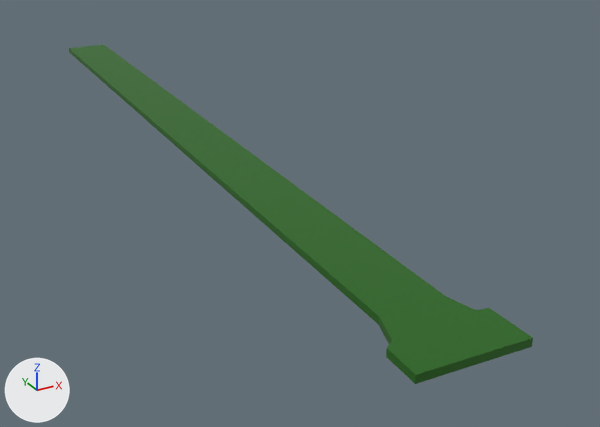
What one commit did to the glTF model public/3d-models/gltf/cimetarylayout/road.glb.
Rendered twice from a 50 mm lens placed at (-16.6, -54.0, 14.2), pointed at (3.2, -17.9, -3.9). Arrows for +X, +Y and +Z are at lower left; the lights stay in place. The first picture is the older version. Vertices at exactly the same position are counted once.
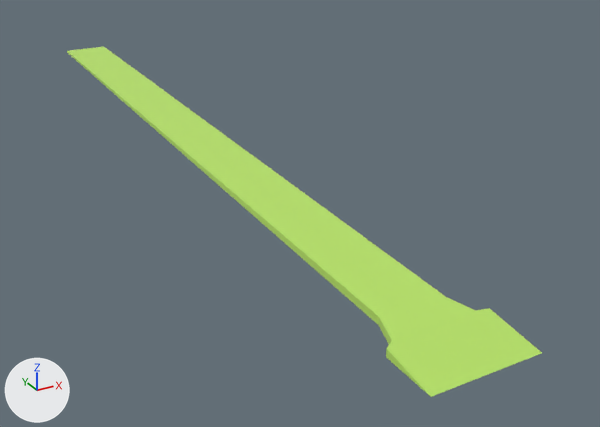
The newer file is also turned or shifted as a whole; pictures and numbers use the older file's frame.

The change, as a diff of the scene's bpy script:
```diff
--- a/public/3d-models/gltf/cimetarylayout/road.glb.py
+++ b/public/3d-models/gltf/cimetarylayout/road.glb.py
@@ mat_material_007 @@
+mat_material_007 = principled_material('Material.007')
+mat_material_007.base_color = (0.496, 0.8, 0.138)  # green #bbe768
@@ me_plane_001 @@
 # used by ob_plane_001; location = (-1.69, -15.03, -0.22)
 # verts and faces of me_plane_001; kept vertices keep their numbers, new ones are numbered from 20
 # before: 2 (0.4, 26.2, 0.2) at pixel (68, 48), 3 (3.2, 26.2, 0.2) at pixel (103, 44), 12 (0.4, 26.2, -0.1) at pixel (69, 52)
 # before: 7 (2.5, -20.6, 0.2) at pixel (489, 307), 8 (-2.0, -22.6, 0.2) at pixel (415, 374), 9 (2.4, -22.7, 0.2) at pixel (533, 337), 16 (-2.0, -20.9, -0.1) at pixel (386, 356), 17 (2.5, -20.6, -0.1)
 # before: 18 (-2.0, -22.6, -0.1) at pixel (415, 384), 19 (2.4, -22.7, -0.1) at pixel (531, 346)
-me_plane_001.from_pydata(...)  # 20 vertices, 28 faces; spans x -2.0..3.2, y -22.7..26.2, z -0.1..0.2
+me_plane_001.from_pydata(...)  # 18 vertices, 24 faces; spans x -2.0..3.2, y -23.3..26.2, z -0.1..0.2
+# me_plane_001 part 1
+verts[2] = (0.2, 26.1, 0.1)  # moved, pixel (66, 50)
+verts[3] = (3.2, 26.2, 0.1)  # moved, pixel (103, 46)
+verts[12] = (0.2, 26.1, -0.1)  # moved, pixel (67, 52)
+# me_plane_001 part 2
+delete_vertices([9, 18, 19])  # with the faces that use them
+verts[8] = (-2.0, -23.3, -0.1)  # moved, pixel (430, 396)
+verts[20] = (2.4, -23.2, -0.1)  # pixel (542, 353)
+faces += [(7, 8, 20), (7, 20, 17)]
+# me_plane_001 part 3: 22 faces spanning x -2.0..3.2, y -23.3..26.2, z -0.1..0.2 switch from mat_procedural_moss_001 (dark green #20650f) to mat_material_007 (green #bbe768)
```

Changed parts and their boxes [x1, y1, x2, y2] in the pictures (600 x 427 px; the box of a moved part takes in the faces that stretch with it):
'Plane.001', reshaped: before [69, 44, 533, 384]; after [67, 47, 542, 397]
part 1 of me_plane_001, moved or reshaped: before [69, 44, 445, 325]; after [67, 47, 446, 324]
part 2 of me_plane_001, cut back: before [386, 308, 533, 384]; after [386, 308, 542, 397]
part 3 of me_plane_001, recoloured: before [69, 44, 489, 375]; after [67, 47, 489, 397]
